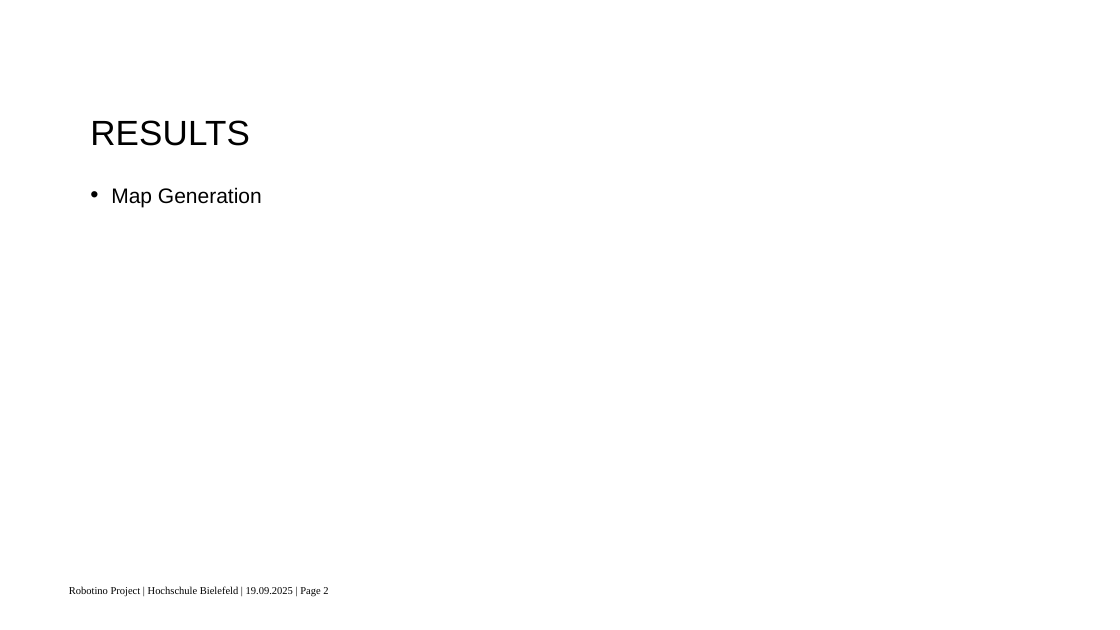
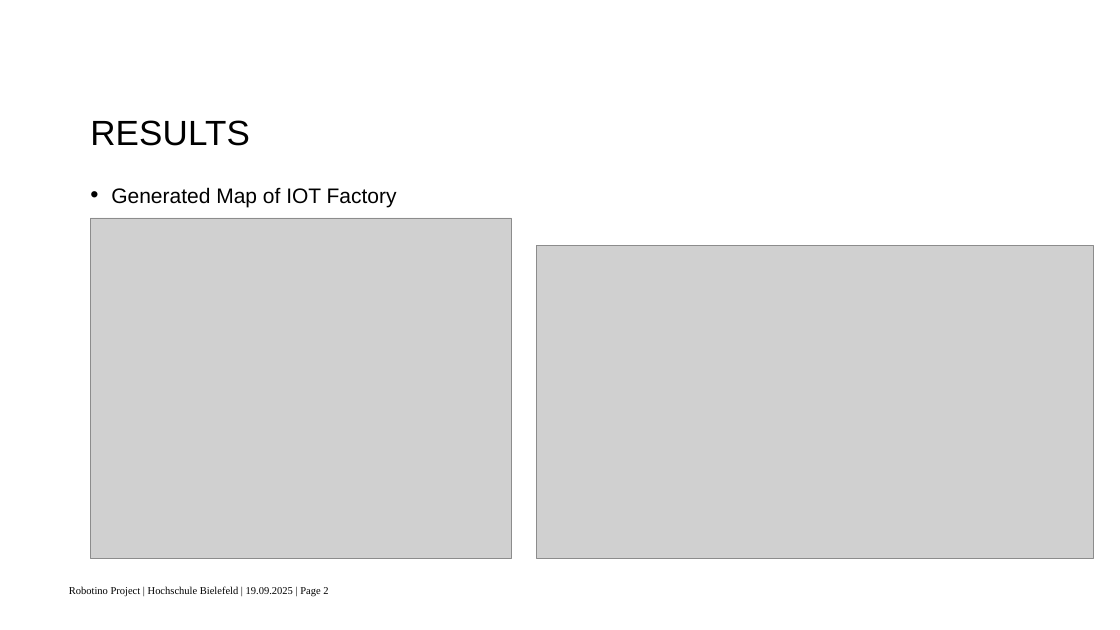
Before and after one commit to surajkarki66/robotino_project, a slide deck: slide 35 of docs/presentation.pptx. Drawn at 1120x630 pixels with LibreOffice and Linux fonts; fonts in the diff are those of the drawing; grey boxes stand for pictures; background and template pictures are left out. Boxes give left, top, right and bottom in pixels: in the first picture for what was removed or moved away, otherwise in the second. Text is boxed around its words. In the diff, an @@ line names an element or a change of style, - is before the commit and + after.

Commit message:
update presentation

```diff
--- a/docs/presentation.pptx
+++ b/docs/presentation.pptx
@@ text at (111, 187, 397, 207): text changed @@
-• Map Generation
+• Generated Map of IOT Factory
@@ picture added at (91, 218, 512, 559) @@
@@ picture added at (537, 245, 1093, 559) @@
```
Also in this commit, not shown: 3 slides added.
